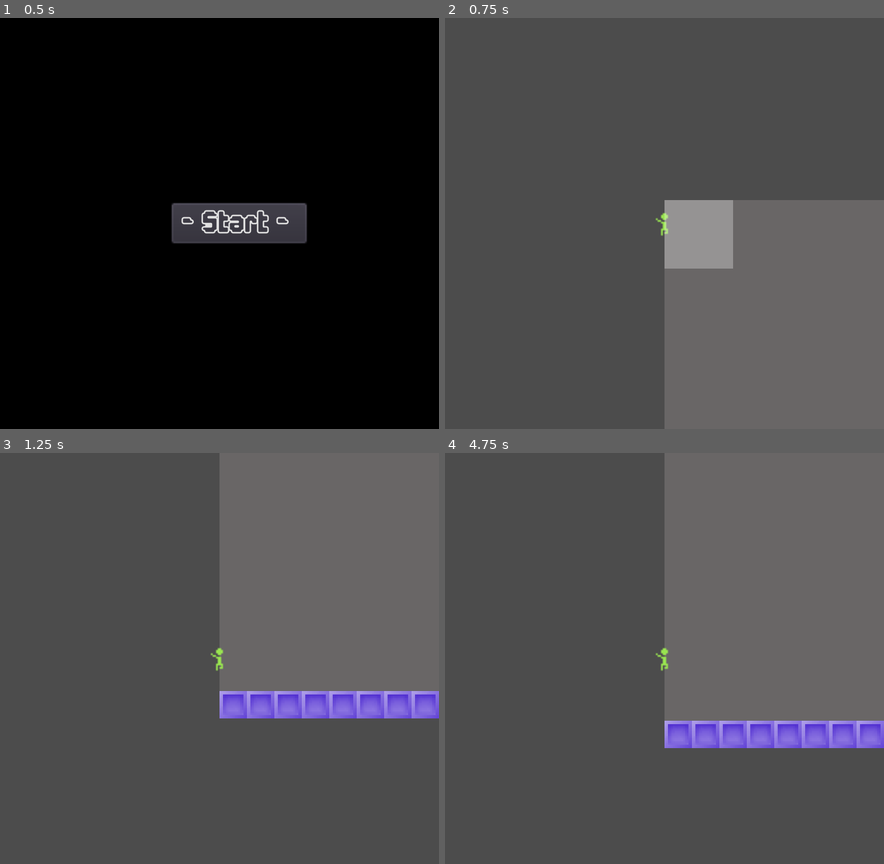
Above: before the commit, frames 1-4 (two rows, left to right).
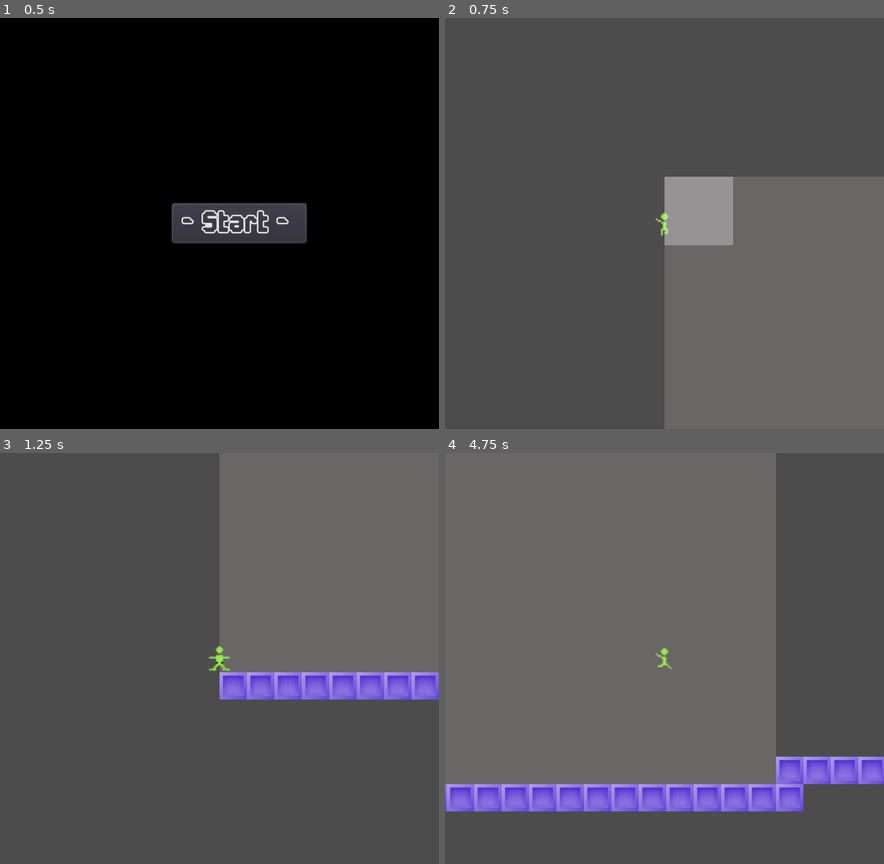
Above: after the commit, the same moments.

Repository: RobTheGnat/godot_wild_jam_40
Game: Godot game, scene res://Scenes/MainGame.tscn
The game is run twice, just before and just after one commit, with the same random seed, the same clock (stepped at 60 frames per second) and the same inputs.
Inputs:
- Up to frame 1 (0.5 s): no input
- Up to frame 2 (0.75 s): click "- Start -" at 0.5 s
- Up to frame 3 (1.25 s): no input
- Up to frame 4 (4.75 s): hold Right (ui_right) 1.28-2.78 s; tap Up (ui_up) at 1.35, 1.52, 1.82, 2.1, 2.27, 2.57, 2.85, 3.6, 3.77, 4.07, 4.35, 4.52 s; hold Left (ui_left) 2.78-3.53 s; hold Right (ui_right) from 3.53 s (still down)

Frame 1 is identical in both runs. In frame 2, 3.7% of the frame differs, in the area x 50-100%, y 38-61%; in frame 3, 5.5%; in frame 4, 69%, in the area x 0-100%, y 0-88%.

Commit message:
got state machine working

Diff:
--- a/Scenes/Hero/Hero.gd
+++ b/Scenes/Hero/Hero.gd
@@ -32,9 +32,12 @@
 
 	# Move based on the velocity and snap to the ground.
 	#velocity = move_and_slide_with_snap(velocity, Vector2.DOWN, Vector2.UP)
+	if Input.is_action_pressed('ui_right'):
+		state.move_right()
 
+	if Input.is_action_pressed('ui_left'):
+		state.move_left()
 	# Check for jumping. is_on_floor() must be called after movement code.
-	print(is_on_floor())
 	if is_on_floor() and Input.is_action_just_pressed("ui_up"):
 		state.move_up()
 
@@ -44,9 +47,9 @@
 	print(new_state_name)
 	state = state_factory.get_state(new_state_name).new()
 	state.setup(funcref(self, "change_state"), $AnimationPlayer, self)
-	#state.name = new_state_name
-	$Walk.set_visible(new_state_name == "walk")
-	$Fall.set_visible(new_state_name == "fall")
-	$Jump.set_visible(new_state_name == "jump")
-	$Idle.set_visible(new_state_name == "idle")
+	state.state_name = new_state_name
+	$walk.set_visible(new_state_name == "walk")
+	$fall.set_visible(new_state_name == "fall")
+	$jump.set_visible(new_state_name == "jump")
+	$idle.set_visible(new_state_name == "idle")
 	add_child(state)
--- a/Scenes/Hero/Hero.tscn
+++ b/Scenes/Hero/Hero.tscn
@@ -12,7 +12,7 @@
 [sub_resource type="Animation" id=3]
 length = 0.001
 tracks/0/type = "value"
-tracks/0/path = NodePath("Walk:frame")
+tracks/0/path = NodePath("walk:frame")
 tracks/0/interp = 1
 tracks/0/loop_wrap = true
 tracks/0/imported = false
@@ -27,7 +27,7 @@
 [sub_resource type="Animation" id=2]
 resource_name = "idle"
 tracks/0/type = "value"
-tracks/0/path = NodePath("Idle:frame")
+tracks/0/path = NodePath("idle:frame")
 tracks/0/interp = 1
 tracks/0/loop_wrap = true
 tracks/0/imported = false
@@ -43,7 +43,7 @@
 resource_name = "jump"
 length = 0.5
 tracks/0/type = "value"
-tracks/0/path = NodePath("Jump:frame")
+tracks/0/path = NodePath("jump:frame")
 tracks/0/interp = 1
 tracks/0/loop_wrap = true
 tracks/0/imported = false
@@ -57,24 +57,25 @@
 
 [sub_resource type="Animation" id=4]
 resource_name = "walk"
-length = 0.2
+length = 0.25
+loop = true
 tracks/0/type = "value"
-tracks/0/path = NodePath("Walk:frame")
+tracks/0/path = NodePath("walk:frame")
 tracks/0/interp = 1
 tracks/0/loop_wrap = true
 tracks/0/imported = false
 tracks/0/enabled = true
 tracks/0/keys = {
-"times": PoolRealArray( 0, 0.1, 0.2 ),
+"times": PoolRealArray( 0, 0.1, 0.25 ),
 "transitions": PoolRealArray( 1, 1, 1 ),
 "update": 1,
-"values": [ 0, 1, 0 ]
+"values": [ 1, 0, 1 ]
 }
 
 [node name="Hero" type="KinematicBody2D"]
 script = ExtResource( 2 )
 
-[node name="Idle" type="Sprite" parent="."]
+[node name="idle" type="Sprite" parent="."]
 texture = ExtResource( 1 )
 hframes = 3
 
@@ -86,22 +87,21 @@
 current = true
 
 [node name="AnimationPlayer" type="AnimationPlayer" parent="."]
-autoplay = "walk"
 anims/RESET = SubResource( 3 )
 anims/idle = SubResource( 2 )
 anims/jump = SubResource( 5 )
 anims/walk = SubResource( 4 )
 
-[node name="Walk" type="Sprite" parent="."]
+[node name="walk" type="Sprite" parent="."]
 visible = false
 texture = ExtResource( 3 )
 hframes = 2
 
-[node name="Fall" type="Sprite" parent="."]
+[node name="fall" type="Sprite" parent="."]
 visible = false
 texture = ExtResource( 4 )
 
-[node name="Jump" type="Sprite" parent="."]
+[node name="jump" type="Sprite" parent="."]
 visible = false
 texture = ExtResource( 5 )
 hframes = 4
--- a/Scenes/Hero/State/Hero_Fall.gd
+++ b/Scenes/Hero/State/Hero_Fall.gd
@@ -4,8 +4,7 @@
 
 
 func _physics_process(delta):
-	#print("fall")
+	print("fall")
 	persistent_state.velocity.y += gravity * delta
-	print (persistent_state.is_on_floor())
 	if persistent_state.is_on_floor():
 		change_state.call_func("idle")
--- a/Scenes/Hero/State/Hero_Idle.gd
+++ b/Scenes/Hero/State/Hero_Idle.gd
@@ -5,6 +5,7 @@
 func _ready():
 	if animation_player != null:
 		animation_player.play("idle")
+
 
 func _physics_process(_delta):
 	#persistent_state.velocity = move_and_slide_with_snap(persistent_state.velocity, Vector2.DOWN, Vector2.UP)
@@ -15,19 +16,20 @@
 
 
 func _flip_direction():
-	animation_player.flip_h = not animation_player.flip_h
+	persistent_state.get_node(state_name).flip_h = not persistent_state.get_node(state_name).flip_h
 
 func move_left():
-	if animation_player.flip_h:
+	if persistent_state.get_node(state_name).flip_h:
 		change_state.call_func("walk")
 	else:
 		_flip_direction()
 
 func move_right():
-	if not animation_player.flip_h:
+	if not persistent_state.get_node(state_name).flip_h:
 		change_state.call_func("walk")
 	else:
 		_flip_direction()
 
 func move_up():
+	persistent_state.velocity.y = -JUMP_SPEED
 	change_state.call_func("jump")
--- a/Scenes/Hero/State/Hero_Jump.gd
+++ b/Scenes/Hero/State/Hero_Jump.gd
@@ -2,7 +2,6 @@
 
 class_name HeroJumpState
 
-const JUMP_SPEED = 350
 
 
 func _ready():
@@ -16,8 +15,9 @@
 
 func _physics_process(delta):
 	# Vertical movement code. Apply gravity.
-	persistent_state.velocity.y += gravity * delta
-	if (persistent_state.velocity.y <= 0):
+#	persistent_state.velocity.y += gravity * delta
+	print (persistent_state.velocity.y)
+	if (persistent_state.velocity.y >= 0):
 		change_state.call_func("fall")
 
 	# Move based on the velocity and snap to the ground.
--- a/Scenes/Hero/State/Hero_State.gd
+++ b/Scenes/Hero/State/Hero_State.gd
@@ -5,12 +5,21 @@
 var change_state
 var animation_player
 var persistent_state
+var state_name
+const WALK_MAX_SPEED = 100
+var friction = .3
+const min_move_speed = 0.005
+const WALK_FORCE = 600
+
 
 onready var gravity = ProjectSettings.get_setting("physics/2d/default_gravity")
+const JUMP_SPEED = 350
 
-func _physics_process(_delta):
-	print("state")
-	persistent_state.velocity = persistent_state.move_and_slide(persistent_state.velocity, Vector2.UP)
+func _physics_process(delta):
+	persistent_state.velocity.x *= friction
+	persistent_state.velocity.y += gravity * delta
+	persistent_state.velocity.x = clamp(persistent_state.velocity.x, -WALK_MAX_SPEED, WALK_MAX_SPEED)
+	persistent_state.velocity = persistent_state.move_and_slide_with_snap(persistent_state.velocity, Vector2.DOWN, Vector2.UP)
 
 
 func setup(pass_change_state, pass_animation_player, pass_persistent_state):
@@ -21,11 +30,26 @@
 func stop_animation():
 	animation_player.stop()
 
+func _flip_direction():
+	persistent_state.get_node(state_name).flip_h = not persistent_state.get_node(state_name).flip_h
+
+
 func move_left():
-	pass
+	if persistent_state.get_node(state_name).flip_h:
+		persistent_state.velocity.x -= WALK_FORCE
+	else:
+		_flip_direction()
+		#persistent_state.velocity.x = clamp(persistent_state.velocity.x, -WALK_MAX_SPEED, WALK_MAX_SPEED)
 
 func move_right():
-	pass
+	if not persistent_state.get_node(state_name).flip_h:
+		persistent_state.velocity.x += WALK_FORCE
+	else:
+		_flip_direction()
+		#persistent_state.velocity.x = clamp(persistent_state.velocity.x, -WALK_MAX_SPEED, WALK_MAX_SPEED)
 
 func move_up():
 	pass
+
+func get_flip_h() -> bool:
+	return persistent_state.get_node(state_name).flip_h
--- a/Scenes/Hero/State/Hero_Walk.gd
+++ b/Scenes/Hero/State/Hero_Walk.gd
@@ -2,37 +2,18 @@
 
 class_name HeroWalkState
 
-var friction : int = .03
-const min_move_speed = 0.005
-const WALK_FORCE = 600
-const WALK_MAX_SPEED = 200
 
 
 func _ready():
-	$Walk.set_visible(true)
-	$Fall.set_visible(false)
-	$Jump.set_visible(false)
-	$Idle.set_visible(false)
 	if animation_player != null:
 		animation_player.play("walk")
 
 func _physics_process(_delta):
-	if abs(persistent_state.velocity.x) < min_move_speed:
-		 change_state.call_func("idle")
-	persistent_state.velocity.x *= friction
-	# Clamp to the maximum horizontal movement speed.
-	#velocity.x = clamp(velocity.x, -WALK_MAX_SPEED, WALK_MAX_SPEED)
-
-func move_left():
-	if $Walk.flip_h:
-		persistent_state.velocity += WALK_FORCE
-		persistent_state.velocity.x = clamp(persistent_state.velocity.x, -WALK_MAX_SPEED, WALK_MAX_SPEED)
-	else:
+	print(persistent_state.velocity.x)
+	if abs(persistent_state.velocity.x) <= 0.1:
+		print("chagne ifld")
 		change_state.call_func("idle")
 
-func move_right():
-	if not $Walk.flip_h:
-		persistent_state.velocity += WALK_FORCE
-		persistent_state.velocity.x = clamp(persistent_state.velocity.x, -WALK_MAX_SPEED, WALK_MAX_SPEED)
-	else:
-		change_state.call_func("idle")
+func move_up():
+	persistent_state.velocity.y = -JUMP_SPEED
+	change_state.call_func("jump")
Not shown, changed: Export.zip
Not shown, changed: Export/index.html
Not shown, changed: Export/index.pck
